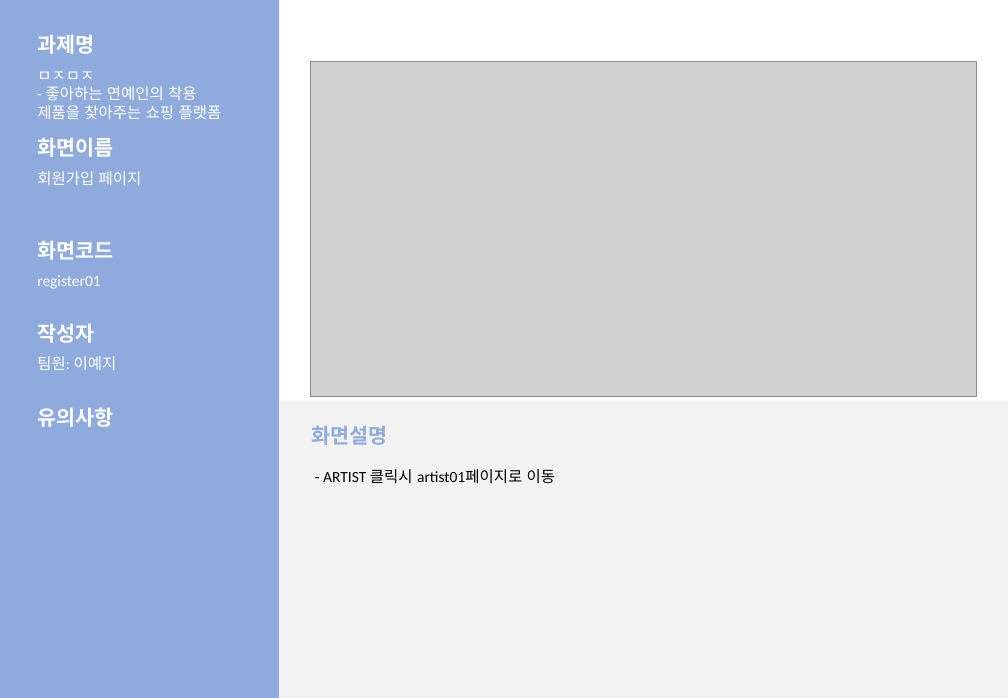
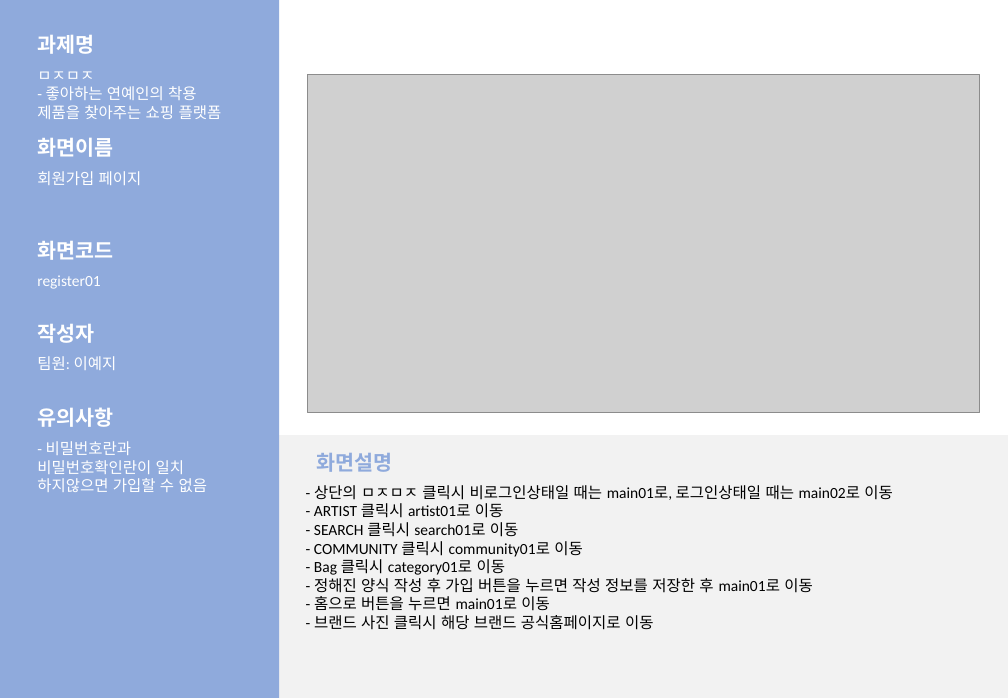
Before and after one commit to LeticiaKang/Project_Idol-Fandom-WebPlaform, a slide deck: slide 5 of 산출문서/화면설계서/화면설계서_서식(1조. HappyVirus).pptx. Drawn at 1008x698 pixels with LibreOffice and Linux fonts; fonts in the diff are those of the drawing; grey boxes stand for pictures. Boxes give left, top, right and bottom in pixels: in the first picture for what was removed or moved away, otherwise in the second. Text is boxed around its words. In the diff, an @@ line names an element or a change of style, - is before the commit and + after.

Commit message:
화면설계서
- 완성

```diff
--- a/산출문서/화면설계서/화면설계서_서식(1조. HappyVirus).pptx
+++ b/산출문서/화면설계서/화면설계서_서식(1조. HappyVirus).pptx
@@ picture: place and size @@
-picture at (311,61,976,396)
+picture at (307,74,980,413)
@@ text added at (37,441,208,492), 12 pt, text #FFFFFF @@
+- 비밀번호란과 비밀번호확인란이 일치 하지않으면 가입할 수 없음
@@ rectangle "- 상단의 ㅁㅈㅁㅈ 클릭시 비로그인상태일 ...": place and size @@
-rectangle "- 상단의 ㅁㅈㅁㅈ 클릭시 비로그인상태일 ..." at (279,400,1008,698)
+rectangle "- 상단의 ㅁㅈㅁㅈ 클릭시 비로그인상태일 ..." at (279,436,1008,698)
@@ text "화면설명": place and size @@
-text "화면설명" at (311,426,387,445)
+text "화면설명" at (316,453,392,472)
@@ text removed at (323,469,555,484) @@
-- ARTIST 클릭시 artist01페이지로 이동
@@ text in rectangle at (314,485,892,630): text added @@
+- 상단의 ㅁㅈㅁㅈ 클릭시 비로그인상태일 때는 main01로, 로그인상태일 때는 main02로 이동
+- ARTIST 클릭시 artist01로 이동
+- SEARCH 클릭시 search01로 이동
+- COMMUNITY 클릭시 community01로 이동
+- Bag 클릭시 category01로 이동
+- 정해진 양식 작성 후 가입 버튼을 누르면 작성 정보를 저장한 후 main01로 이동
+- 홈으로 버튼을 누르면 main01로 이동
+- 브랜드 사진 클릭시 해당 브랜드 공식홈페이지로 이동
```
Also in this commit, not shown: 13 other slides changed.
